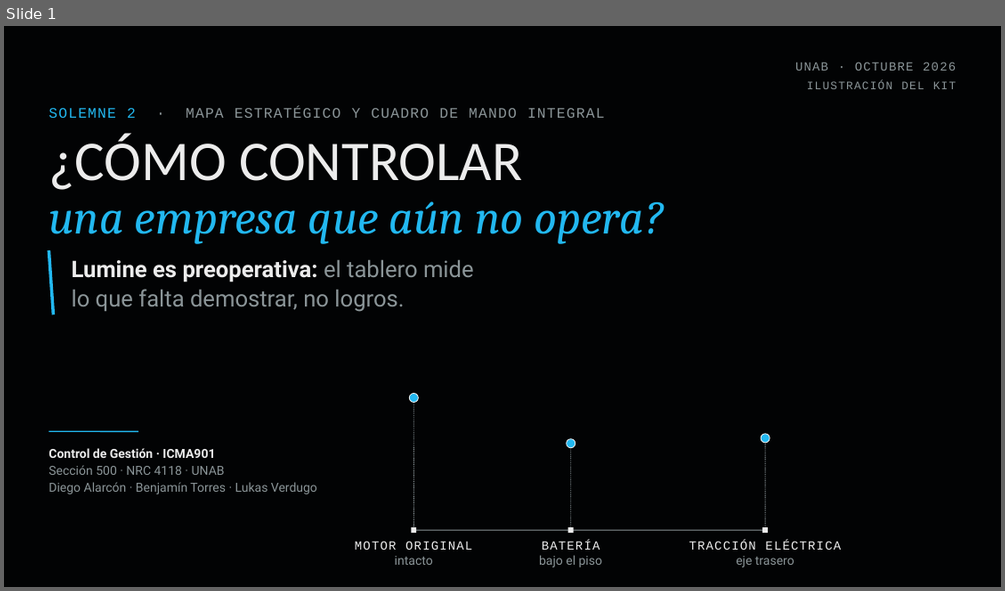
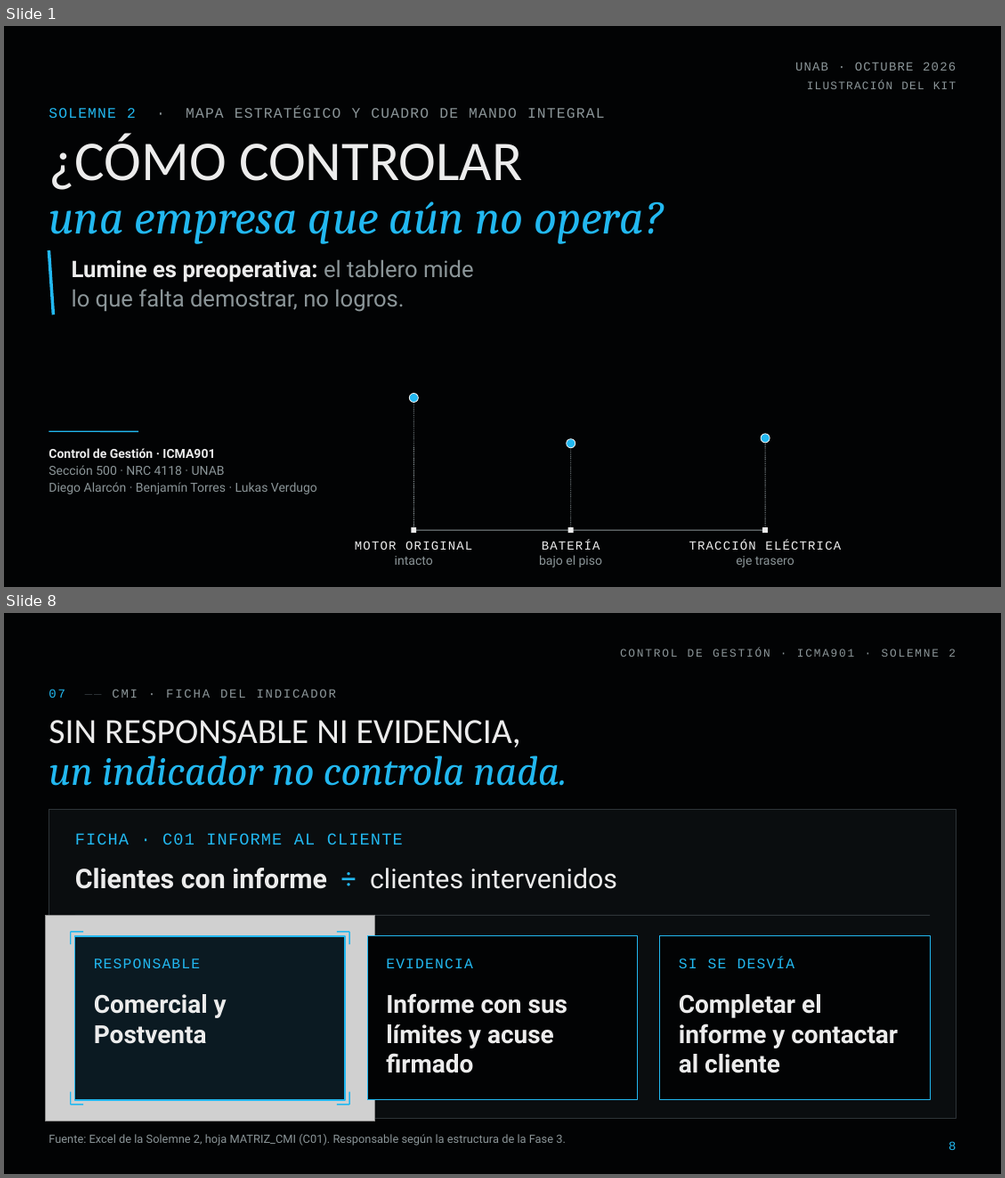
Before and after one commit to diegoaam0109-ux/lumine, a slide deck: solemne-2/Lumine_Solemne2_CMI_Control_de_Gestion.pptx. Shown one above the other, each under a label of ours: slide 1 before the commit, slides 1 and 8 after it; the slides between them are not shown. The pictures are 1005x591 and 1005x1178 pixels, drawn with LibreOffice and Linux fonts; fonts in the diff are those of the drawing; grey boxes stand for pictures; background and template pictures are left out. Boxes give left, top, right and bottom in pixels: in the first picture for what was removed or moved away, otherwise in the second. Text is boxed around its words. In the diff, an @@ line names an element or a change of style, - is before the commit and + after.

```diff
--- a/solemne-2/Lumine_Solemne2_CMI_Control_de_Gestion.pptx
+++ b/solemne-2/Lumine_Solemne2_CMI_Control_de_Gestion.pptx
@@ slide 8 added at [4, 613, 1001, 1174], background #020304 @@
@@ text added at [620, 649, 955, 657], 11 pt, text #8B9598 @@
+CONTROL DE GESTIÓN · ICMA901 · SOLEMNE 2
@@ text added at [48, 689, 336, 698], 12 pt, text #8B9598 @@
+07 —— CMI · FICHA DEL INDICADOR
@@ title added at [48, 720, 567, 786], 34 pt, text #ECECEC @@
+SIN RESPONSABLE NI EVIDENCIA,
+un indicador no controla nada.
@@ rectangle added at [48, 809, 956, 1119], fill #0A0D0F, outline #2E3438 0.75 pt @@
@@ text added at [75, 833, 403, 844], 16 pt, text #22B8F0 @@
+FICHA · C01 INFORME AL CLIENTE
@@ text added at [75, 868, 617, 889], 26 pt, text #ECECEC @@
+Clientes con informe ÷ clientes intervenidos
@@ picture added at [45, 915, 375, 1121] @@
@@ line added from (71, 932) to (83, 932), #22B8F0 1.25 pt @@
@@ line added from (71, 932) to (71, 944), #22B8F0 1.25 pt @@
@@ line added from (75, 915) to (930, 915), #2E3438 0.75 pt @@
@@ line added from (337, 932) to (349, 932), #22B8F0 1.25 pt @@
@@ line added from (349, 932) to (349, 944), #22B8F0 1.25 pt @@
@@ rectangle added at [75, 936, 345, 1100], fill #0B1A22, outline #22B8F0 1.25 pt @@
@@ text added at [94, 958, 200, 968], 14 pt, text #22B8F0 @@
+RESPONSABLE
@@ rectangle added at [367, 936, 638, 1100], fill #020304, outline #22B8F0 1 pt @@
@@ text added at [386, 958, 473, 968], 14 pt, text #22B8F0 @@
+EVIDENCIA
@@ rectangle added at [660, 936, 930, 1100], fill #020304, outline #22B8F0 1 pt @@
@@ text added at [679, 957, 795, 968], 14 pt, text #22B8F0 @@
+SI SE DESVÍA
@@ text added at [94, 994, 226, 1044], 24 pt, text #ECECEC, bold @@
+Comercial y Postventa
@@ text added at [386, 993, 567, 1073], 24 pt, text #ECECEC, bold @@
+Informe con sus límites y acuse firmado
@@ text added at [679, 994, 898, 1073], 24 pt, text #ECECEC, bold @@
+Completar el informe y contactar al cliente
@@ line added from (71, 1092) to (71, 1104), #22B8F0 1.25 pt @@
@@ line added from (349, 1092) to (349, 1104), #22B8F0 1.25 pt @@
@@ line added from (71, 1104) to (83, 1104), #22B8F0 1.25 pt @@
@@ line added from (337, 1104) to (349, 1104), #22B8F0 1.25 pt @@
@@ text added at [48, 1134, 566, 1145], 11 pt, text #8B9598 @@
+Fuente: Excel de la Solemne 2, hoja MATRIZ_CMI (C01). Responsable según la estructura de la Fase 3.
@@ page number added at [948, 1141, 955, 1150], 12 pt, text #22B8F0 @@
+8
```
Also in this commit, not shown: 9 slides changed, 11 other slides added, 2 slides removed, 10 other files.
